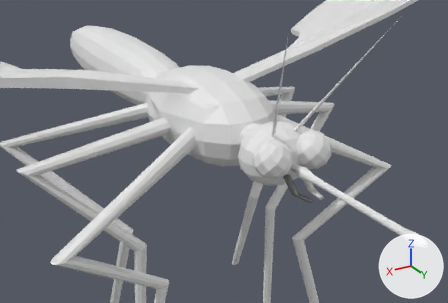
The Blender file Assets/Models/Nora Jazz/enemy.blend, before and after one commit.
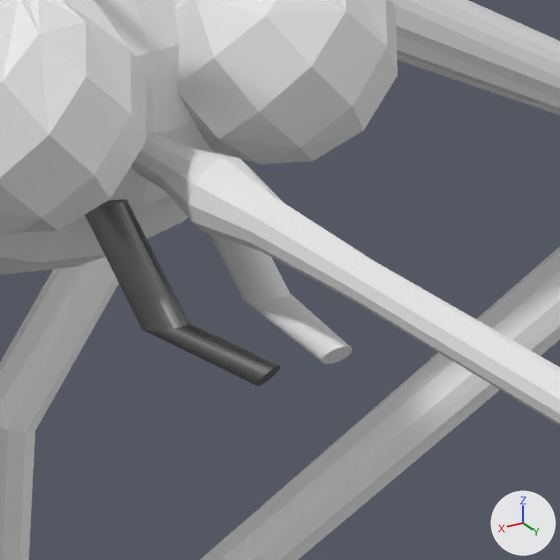
There are two pictures of each version: one from a 50 mm lens placed at (1.285, 5.144, 0.939), pointed at (0.222, 3.372, 0.053), one close up on the part from 60% to 80% of the width and 47% to 76% of the height. Lighting does not change. The marker at lower right points along +X, +Y and +Z.

The scene before the commit, as lines of its bpy script (objects in view):
```python
me_cone_002 = bpy.data.meshes.new('Cone.002')
me_cone_002.from_pydata(...)  # 98 vertices, 96 faces; spans x -1.28..1.28, y -1.27..0.75, z -0.27..0.19
me_cone_002.materials.append(None)
me_cone_016 = bpy.data.meshes.new('Cone.016')
me_cone_016.from_pydata(...)  # 96 vertices, 66 faces; spans x 0.138..0.394, y 0.622..2.013, z 0.008..0.132
me_cone_016.materials.append(mat_silver_001)
me_cone_017 = bpy.data.meshes.new('Cone.017')
me_cone_017.from_pydata(...)  # 96 vertices, 66 faces; spans x -0.394..-0.138, y 0.622..2.013, z 0.008..0.132
me_cone_017.materials.append(None)
ob_head = bpy.data.objects.new('head', me_cone_002)
ob_head.location = (0.0, 3.4106, -0.0212)
ob_head.rotation_euler = (0.0, 0.0, 3.142)  # degrees (0, 0, 180)
ob_head.scale = (-0.116, -0.116, -0.537)
ob_poker__l = bpy.data.objects.new('poker..l', me_cone_017)
ob_poker__l.location = (0.0, 3.4106, -0.0212)
ob_poker__l.rotation_euler = (0.0, 0.0, 3.142)  # degrees (0, 0, 180)
ob_poker__l.scale = (-0.116, -0.116, -0.537)
ob_poker_r = bpy.data.objects.new('poker.r', me_cone_016)
ob_poker_r.location = (0.0, 3.4106, -0.0212)
ob_poker_r.rotation_euler = (0.0, 0.0, 3.142)  # degrees (0, 0, 180)
ob_poker_r.scale = (-0.116, -0.116, -0.537)
# also in view: 'sucker' at (0.0, 3.81, -0.012); 'eye.r' at (0.09, 3.49, 0.036); 'front leg.l' at (-0.477, 3.115, -0.582); 'mid leg.l' at (-0.462, 2.84, -0.609); 'eye.l' at (-0.09, 3.49, 0.036)
```
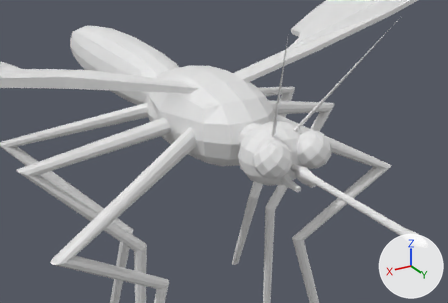
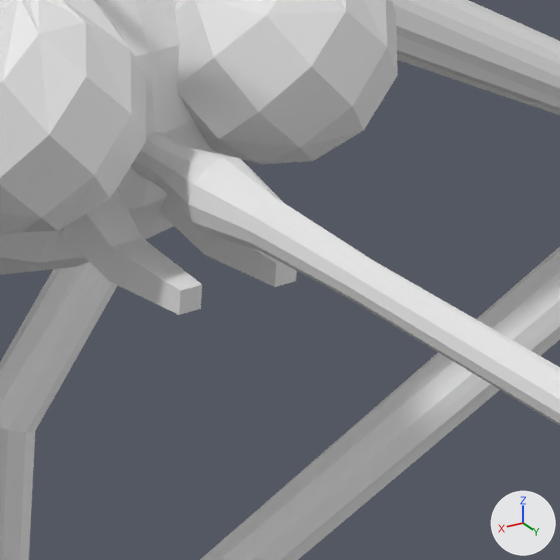
Commit message: final enemy

Changed parts and their boxes (x1, y1, x2, y2) in the close-ups (560 x 560 px):
'poker.r', no longer drawn
    before: (85, 199, 280, 386)
'Cube.001', added
    after: (62, 188, 202, 315)
'poker..l', deleted
    before: (210, 234, 352, 364)
'Cube', added
    after: (159, 194, 297, 287)

The change, as a list of edits to the scene's bpy script:
```text
Change me_cone_016:
    used by ob_poker_r; location = (0.0, 3.4106, -0.0212); rotation_euler = (0.0, 0.0, 3.142), in degrees (0, 0, 180); scale = (-0.116, -0.116, -0.537)
    remove me_cone_016.from_pydata(...)  # 96 vertices, 66 faces; spans x 0.138..0.394, y 0.622..2.013, z 0.008..0.132
    add me_cone_016.from_pydata(...)  # 0 vertices, 0 faces; spans empty
    me_cone_016 part 1: the whole mesh is rebuilt
Add me_cube_001:
    me_cube_001.from_pydata([(1.0, -2.69, -0.64), (0.74, 0.11, -1.5), (-1.0, -2.69, -0.64), (1.0, -2.34, 0.3), (1.0, -1.99, 1.24), (0.74, 0.11, -0.76), (-1.0, -2.34, 0.3), (-1.0, -1.99, 1.24), (-0.74, 0.11, -0.76), (-0.74, 0.11, -1.5), (-0.74, 0.11, -0.02), (-0.51, 4.15, -0.73), (-0.51, 4.15, -1.23), (-0.51, 4.15, -0.22), (0.51, 4.15, -0.73), (0.51, 4.15, -1.23), (0.51, 4.15, -0.22), (0.74, 0.11, -0.02)], [], [(0, 1, 5, 3), (1, 0, 2, 9), (2, 0, 3, 6), (3, 5, 17, 4), (6, 3, 4, 7), (9, 2, 6, 8), (8, 6, 7, 10), (12, 9, 8, 11), (11, 8, 10, 13), (15, 12, 11, 14), (14, 11, 13, 16), (1, 15, 14, 5), (5, 14, 16, 17), (13, 10, 17, 16), (10, 7, 4, 17), (15, 1, 9, 12)])
Add me_cube:
    me_cube.from_pydata([(-1.0, -2.69, -0.64), (-1.0, -1.99, 1.24), (-0.51, 4.15, -1.23), (-0.51, 4.15, -0.22), (1.0, -2.69, -0.64), (1.0, -1.99, 1.24), (0.51, 4.15, -1.23), (0.51, 4.15, -0.22), (-0.74, 0.11, -1.5), (-0.74, 0.11, -0.02), (0.74, 0.11, -1.5), (0.74, 0.11, -0.02), (-1.0, -2.34, 0.3), (-0.51, 4.15, -0.73), (0.51, 4.15, -0.73), (1.0, -2.34, 0.3), (0.74, 0.11, -0.76), (-0.74, 0.11, -0.76)], [], [(17, 9, 3, 13), (13, 3, 7, 14), (16, 11, 5, 15), (15, 5, 1, 12), (8, 10, 4, 0), (11, 9, 1, 5), (7, 3, 9, 11), (2, 6, 10, 8), (14, 7, 11, 16), (12, 1, 9, 17), (0, 12, 17, 8), (6, 14, 16, 10), (4, 15, 12, 0), (10, 16, 15, 4), (2, 13, 14, 6), (8, 17, 13, 2)])
Change ob_poker_r:
    ob_poker_r.location: (0.0, 3.4106, -0.0212) -> (0.0, 3.3806, -0.0212)
Remove ob_poker__l:
    ob_poker__l = bpy.data.objects.new('poker..l', me_cone_017)
    ob_poker__l.location = (0.0, 3.4106, -0.0212)
    ob_poker__l.rotation_euler = (0.0, 0.0, 3.142)  # degrees (0, 0, 180)
    ob_poker__l.scale = (-0.116, -0.116, -0.537)
Add ob_cube_001:
    ob_cube_001 = bpy.data.objects.new('Cube.001', me_cube_001)
    ob_cube_001.location = (0.0335, 3.5178, -0.0494)
    ob_cube_001.scale = (0.0149, 0.0149, 0.0149)
Add ob_cube:
    ob_cube = bpy.data.objects.new('Cube', me_cube)
    ob_cube.location = (-0.0335, 3.5178, -0.0494)
    ob_cube.scale = (0.0149, 0.0149, 0.0149)
```
